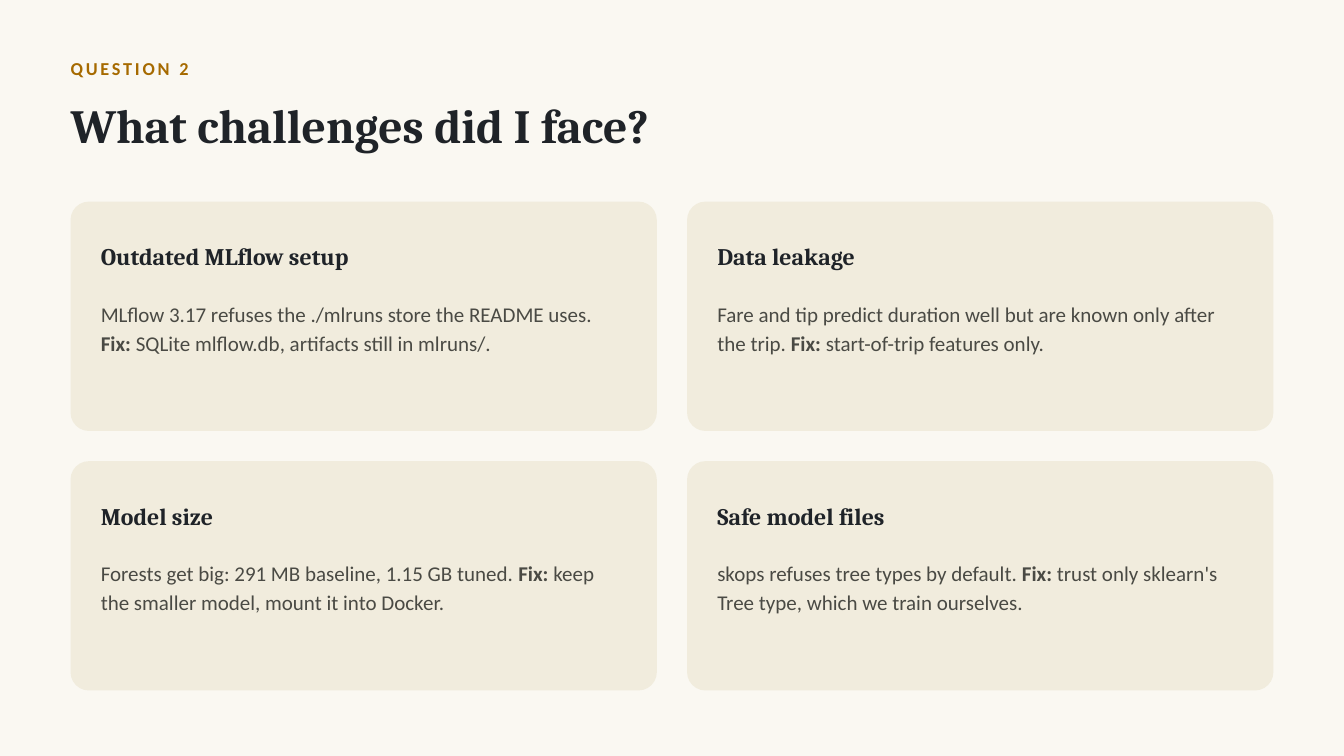
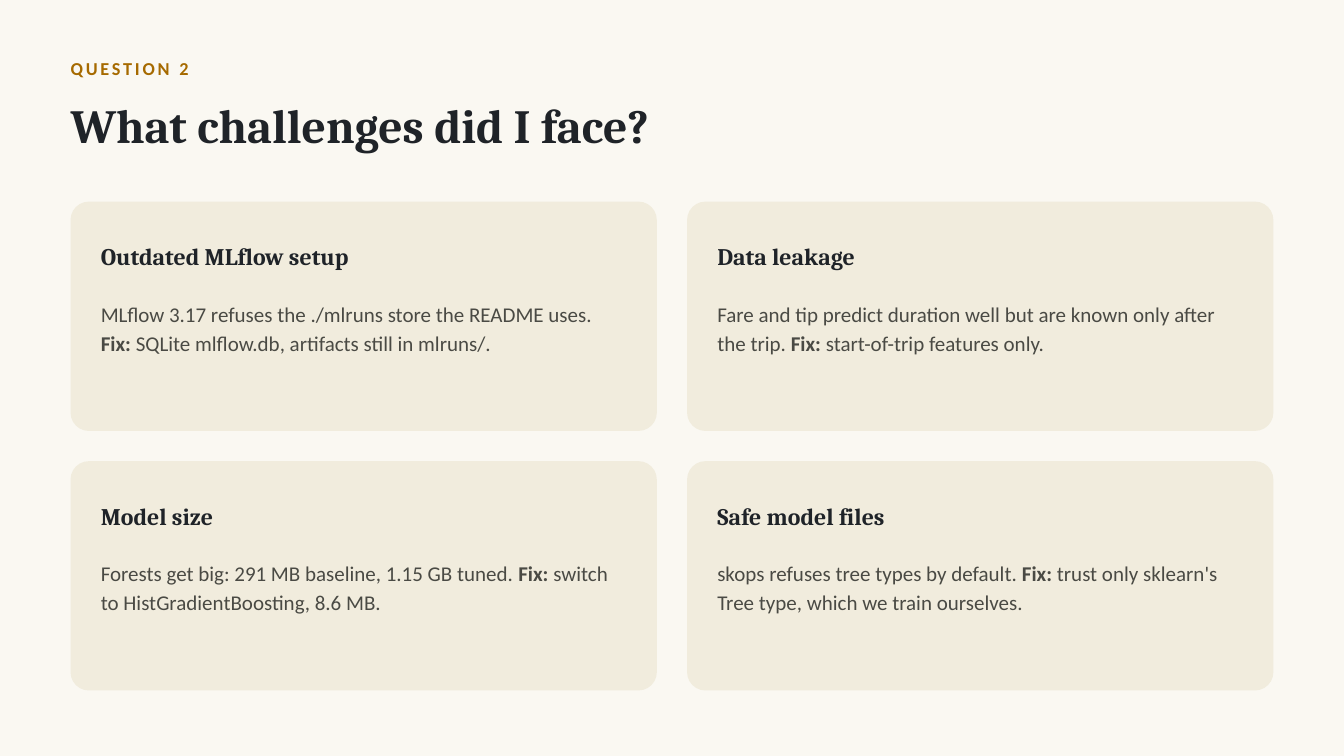
Before and after one commit to jeevan516/model-deployment-project, a slide deck: slide 9 of presentation/model-deployment-project.pptx (slide 8 before the commit). Drawn at 1344x756 pixels with LibreOffice and Linux fonts; fonts in the diff are those of the drawing. Boxes give left, top, right and bottom in pixels: in the first picture for what was removed or moved away, otherwise in the second. Text is boxed around its words. In the diff, an @@ line names an element or a change of style, - is before the commit and + after.

Commit message:
More approaches (Ridge, HistGradientBoosting) with a February 2025 check; serve HistGradientBoosting; container trains its model on first start; Portainer file for Windows

```diff
--- a/presentation/model-deployment-project.pptx
+++ b/presentation/model-deployment-project.pptx
@@ text at [101,566,608,614]: text changed @@
-Forests get big: 291 MB baseline, 1.15 GB tuned. Fix: keep the smaller model, mount it into Docker.
+Forests get big: 291 MB baseline, 1.15 GB tuned. Fix: switch to HistGradientBoosting, 8.6 MB.
```
Also in this commit, not shown: 5 other slides changed, 1 slide added, 12 other files.
